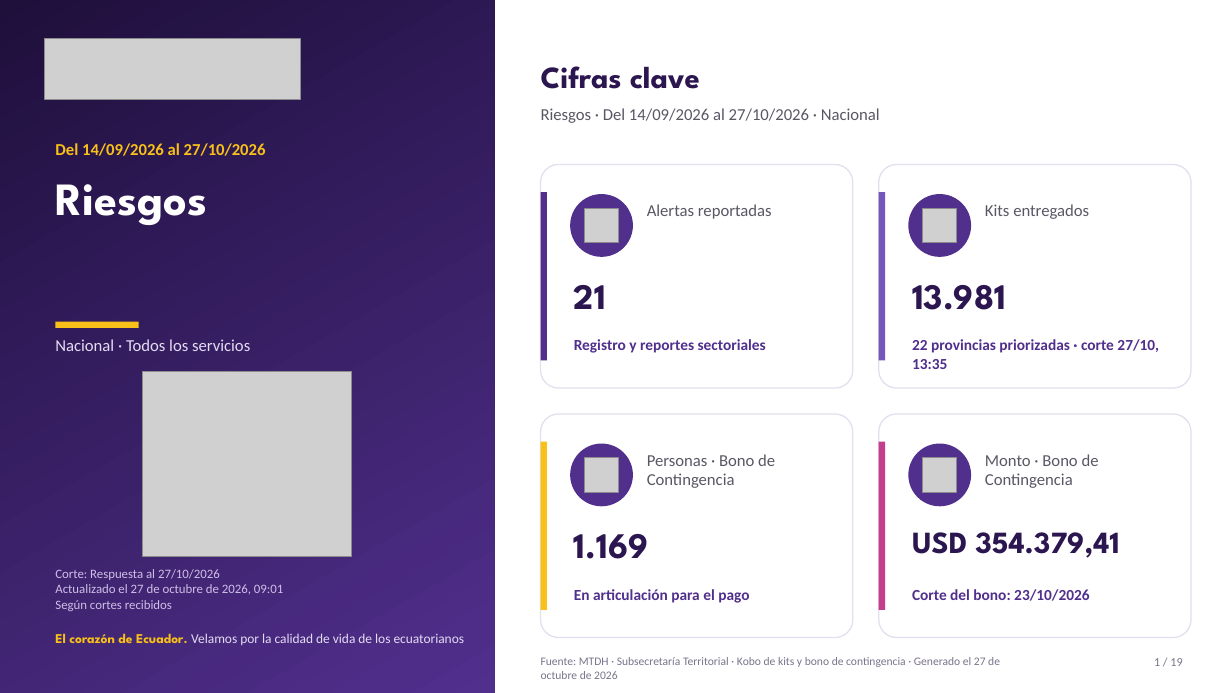
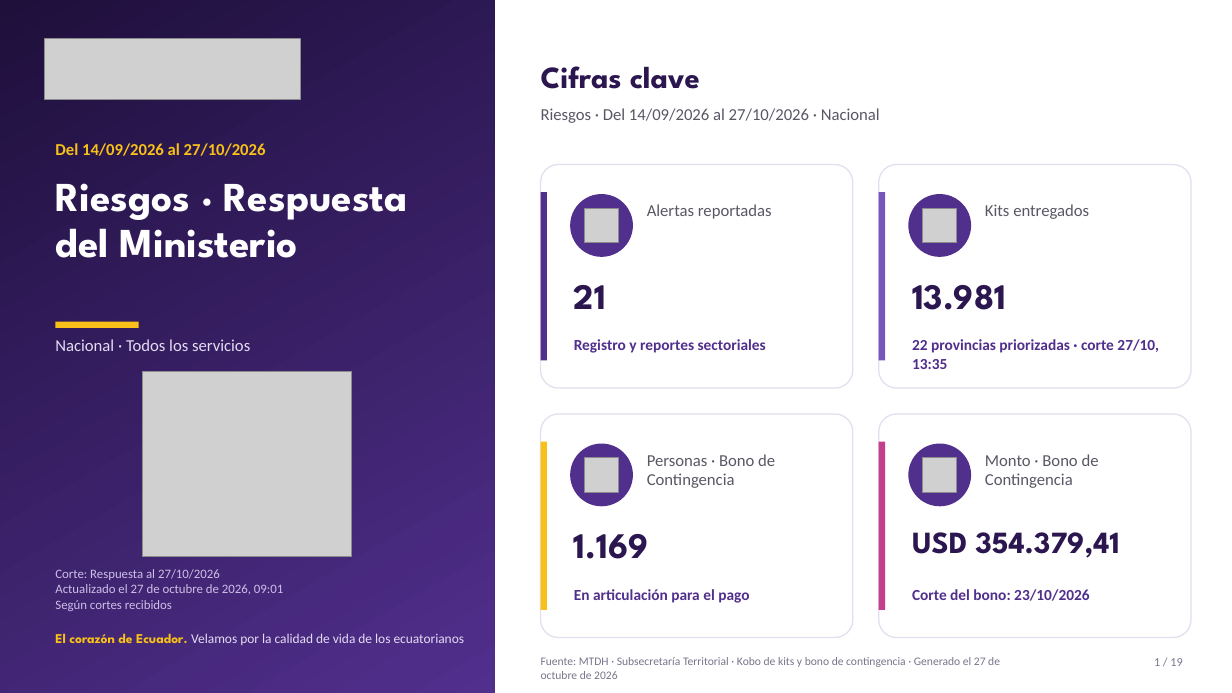
Before and after one commit to JuanAmbuludi/Sistema-Reporte-MTDH, a slide deck: slide 1 of docs/reportes/Seguimiento_ENOS_2026-10-26.pptx. Drawn at 1232x693 pixels with LibreOffice and Linux fonts; fonts in the diff are those of the drawing; grey boxes stand for pictures. Boxes give left, top, right and bottom in pixels: in the first picture for what was removed or moved away, otherwise in the second. Text is boxed around its words. In the diff, an @@ line names an element or a change of style, - is before the commit and + after.

```diff
--- a/docs/reportes/Seguimiento_ENOS_2026-10-26.pptx
+++ b/docs/reportes/Seguimiento_ENOS_2026-10-26.pptx
@@ text at bbox=[55, 183, 408, 258]: text changed; size 36 to 32 pt @@
-Riesgos
+Riesgos · Respuesta del Ministerio
```
Also in this commit, not shown: 4 other slides changed, 8 other files.
